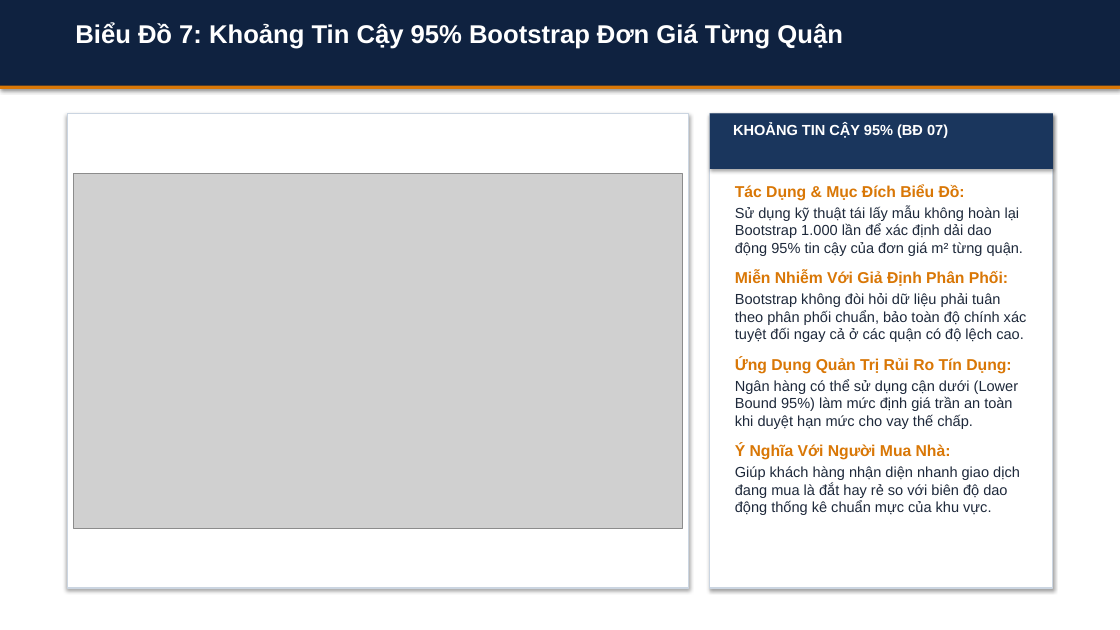
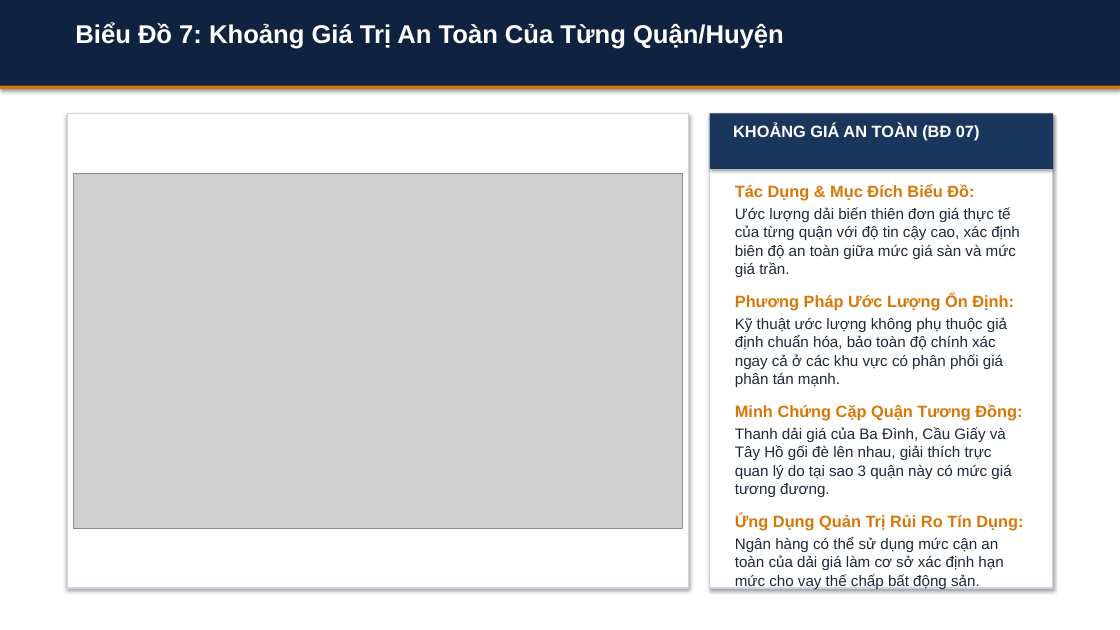
Before and after one commit to HoangLongNguyen-322007/bds_khdl, a slide deck: slide 17 of BAO_CAO_TIEN_DO_SLIDES.pptx. Drawn at 1120x630 pixels with LibreOffice and Linux fonts; fonts in the diff are those of the drawing; grey boxes stand for pictures. Boxes give left, top, right and bottom in pixels: in the first picture for what was removed or moved away, otherwise in the second. Text is boxed around its words. In the diff, an @@ line names an element or a change of style, - is before the commit and + after.

```diff
--- a/BAO_CAO_TIEN_DO_SLIDES.pptx
+++ b/BAO_CAO_TIEN_DO_SLIDES.pptx
@@ text at [75,22,784,49]: text changed @@
-Biểu Đồ 7: Khoảng Tin Cậy 95% Bootstrap Đơn Giá Từng Quận
+Biểu Đồ 7: Khoảng Giá Trị An Toàn Của Từng Quận/Huyện
@@ text at [733,123,980,140]: text changed; size 12.5 to 14 pt @@
-KHOẢNG TIN CẬY 95% (BĐ 07)
+KHOẢNG GIÁ AN TOÀN (BĐ 07)
@@ text at [735,207,1022,497]: text changed; size 12.5 to 13 pt @@
-Sử dụng kỹ thuật tái lấy mẫu không hoàn lại Bootstrap 1.000 lần để xác định dải dao động 95% tin cậy của đơn giá m² từng quận.
-Miễn Nhiễm Với Giả Định Phân Phối:
-Bootstrap không đòi hỏi dữ liệu phải tuân theo phân phối chuẩn, bảo toàn độ chính xác tuyệt đối ngay cả ở các quận có độ lệch cao.
+Ước lượng dải biến thiên đơn giá thực tế của từng quận với độ tin cậy cao, xác định biên độ an toàn giữa mức giá sàn và mức giá trần.
+Phương Pháp Ước Lượng Ổn Định:
+Kỹ thuật ước lượng không phụ thuộc giả định chuẩn hóa, bảo toàn độ chính xác ngay cả ở các khu vực có phân phối giá phân tán mạnh.
+Minh Chứng Cặp Quận Tương Đồng:
+Thanh dải giá của Ba Đình, Cầu Giấy và Tây Hồ gối đè lên nhau, giải thích trực quan lý do tại sao 3 quận này có mức giá tương đương.
@@ text at [735,184,1023,531]: size 13.5 to 14 pt in "Tác Dụng & Mục Đích Biểu Đồ:", "Ứng Dụng Quản Trị Rủi Ro Tín ..."; more space between paragraphs @@
@@ text at [735,537,1003,589]: text changed; size 12.5 to 13 pt @@
-Ngân hàng có thể sử dụng cận dưới (Lower Bound 95%) làm mức định giá trần an toàn khi duyệt hạn mức cho vay thế chấp.
-Ý Nghĩa Với Người Mua Nhà:
-Giúp khách hàng nhận diện nhanh giao dịch đang mua là đắt hay rẻ so với biên độ dao động thống kê chuẩn mực của khu vực.
+Ngân hàng có thể sử dụng mức cận an toàn của dải giá làm cơ sở xác định hạn mức cho vay thế chấp bất động sản.
```
Also in this commit, not shown: 22 other slides changed, 7 other files.
